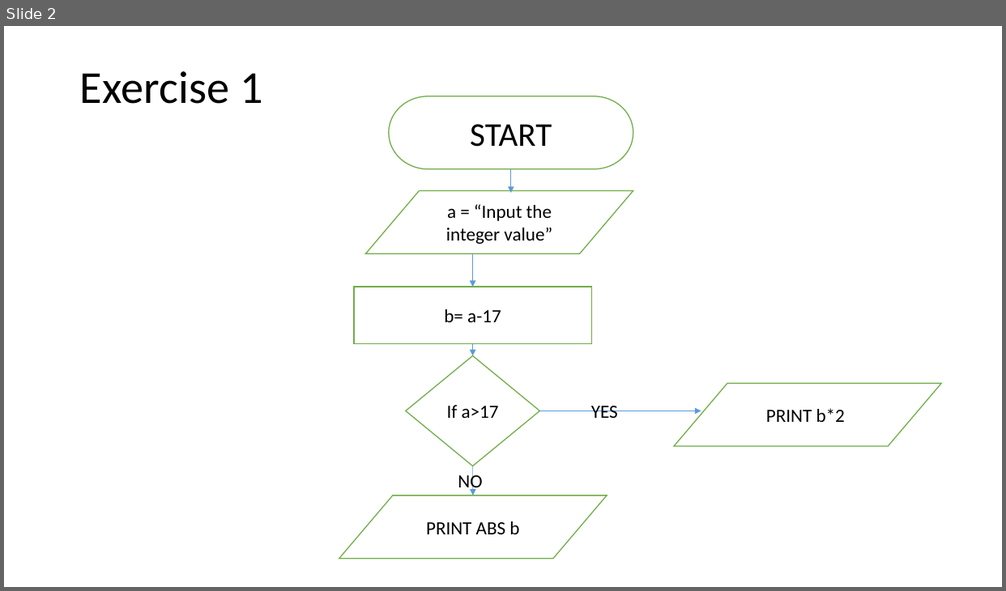
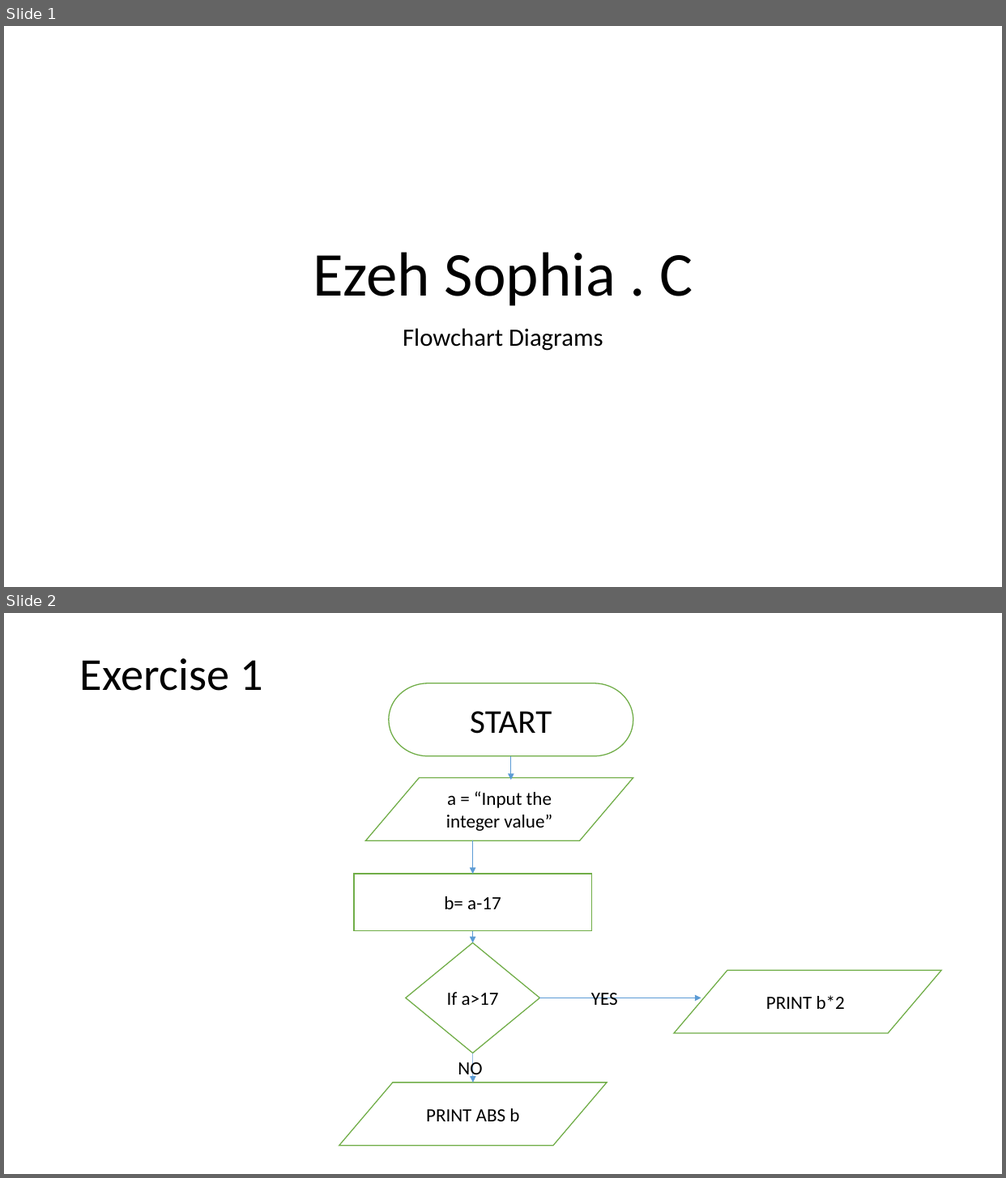
Before and after one commit to Solexi/frontend_course, a slide deck: Sophia's Flowchart.pptx. Shown one above the other, each under a label of ours: slide 2 before the commit, slides 1 and 2 after it. The pictures are 1006x591 and 1006x1178 pixels, drawn with LibreOffice and Linux fonts; fonts in the diff are those of the drawing. Boxes give left, top, right and bottom in pixels: in the first picture for what was removed or moved away, otherwise in the second. Text is boxed around its words. In the diff, an @@ line names an element or a change of style, - is before the commit and + after.

Commit message:
Flowchart

```diff
--- a/Sophia's Flowchart.pptx
+++ b/Sophia's Flowchart.pptx
@@ slide 1 added at [4, 26, 1002, 587], background #FFFFFF @@
@@ title added at [313, 252, 692, 306], 60 pt, text #000000 @@
+Ezeh Sophia . C
@@ subtitle added at [403, 328, 603, 351], 24 pt, text #000000 @@
+Flowchart Diagrams
```
Also in this commit, not shown: 1 slide changed, 1 slide removed.
